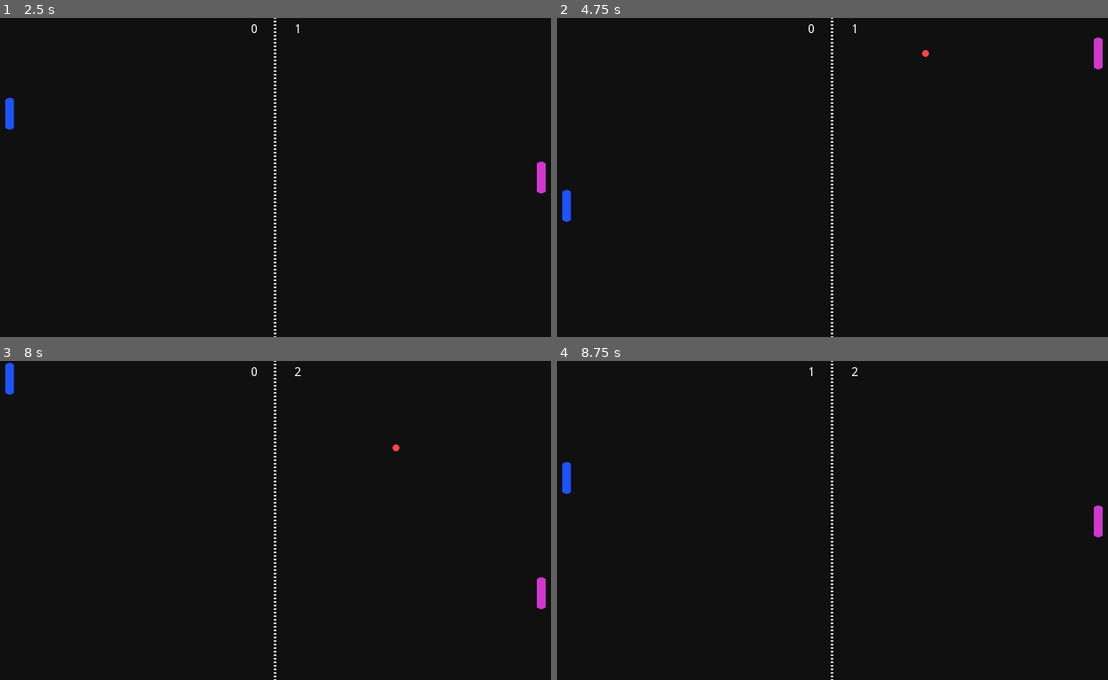
Above: before the commit, frames 1-4 (two rows, left to right).
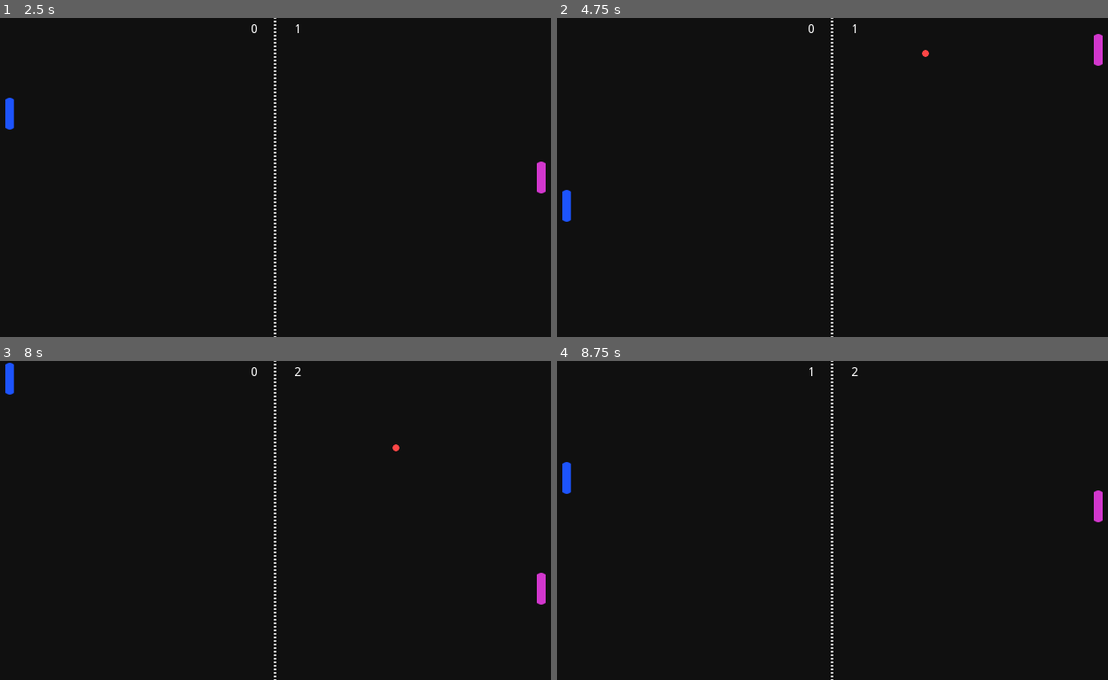
Above: after the commit, the same moments.

Repository: kubre/pong-godot
Game: Godot game, scene res://Deck.tscn
Two runs of this game, one before a commit and one after it. Both use one fixed random seed, a clock stepped at 60 frames per second and the inputs below.
Inputs:
- Up to frame 1 (2.5 s): hold Up (ui_up) 0.53-1.28 s; hold Down (ui_down) 1.28-2.03 s; hold Up (ui_up) from 2.03 s (still down)
- Up to frame 2 (4.75 s): release Up (ui_up) at 3.53 s; hold Down (ui_down) from 3.53 s (still down)
- Up to frame 3 (8 s): release Down (ui_down) at 5.78 s; hold Up (ui_up) from 5.78 s (still down)
- Up to frame 4 (8.75 s): release Up (ui_up) at 8.03 s; hold Down (ui_down) from 8.03 s (still down)

Frame 1 is identical in both runs. In frame 2, less than 0.1% of the frame differs, in the area x 97-100%, y 5-17%; in frame 3, less than 0.1%; in frame 4, 0.2%, in the area x 97-100%, y 40-56%.

Commit message:
Improved AI movement

Diff:
--- a/Deck.gd
+++ b/Deck.gd
@@ -6,7 +6,8 @@
 
 
 onready var ball: = $Ball
-var speed: = 130            # Increase the speed for difficulty
+# Increase the speed for difficulty
+var speed: = 190
 var direction: int
 
 
@@ -29,7 +30,7 @@
 """
 Move the Computer Paddle
 """
-func _process(delta: float) -> void:
+func _physics_process(delta: float) -> void:
     # All the AI Magic
     if ball.get_pos().y > $Computer.position.y:
         direction = 1
@@ -37,6 +38,6 @@
         direction = -1
 
     # Smooth out movement still little buggy don't know why
-    $Computer.position.y +=  direction * lerp(0, speed * delta, delta * 50)
+    $Computer.position.y +=  direction * lerp(0, speed, delta * 0.65)
     # Magic numbers for screen size - half paddles height
     $Computer.position.y = clamp($Computer.position.y, 20, 340)
--- a/Deck.tscn
+++ b/Deck.tscn
@@ -20,20 +20,20 @@
 [sub_resource type="CircleShape2D" id=3]
 radius = 4.30451
 
-[sub_resource type="AudioStreamSample" id=8]
+[sub_resource type="AudioStreamSample" id=4]
 data = PoolByteArray( 10, 0, 246, 255, 237, 255, 114, 255, 176, 255, 220, 255, 159, 255, 210, 255, 177, 255, 198, 255,  …(22911 unchanged characters)…
 format = 1
-
-[sub_resource type="RectangleShape2D" id=4]
-extents = Vector2( 320, 3.06021 )
 
 [sub_resource type="RectangleShape2D" id=5]
 extents = Vector2( 320, 3.06021 )
 
 [sub_resource type="RectangleShape2D" id=6]
+extents = Vector2( 320, 3.06021 )
+
+[sub_resource type="RectangleShape2D" id=7]
 extents = Vector2( 5.41964, 186.102 )
 
-[sub_resource type="RectangleShape2D" id=7]
+[sub_resource type="RectangleShape2D" id=8]
 extents = Vector2( 5.01508, 185.993 )
 
 [node name="Deck" type="Node2D"]
@@ -154,6 +154,7 @@
 margin_right = 364.521
 margin_bottom = 24.0534
 text = "0"
+
 [connection signal="area_entered" from="Ball" to="Ball" method="_on_Ball_area_entered"]
 [connection signal="increase_Computer_score" from="Ball" to="." method="_on_Ball_increase_Computer_score"]
 [connection signal="increase_Player_score" from="Ball" to="." method="_on_Ball_increase_Player_score"]
Not shown: 5 places in Deck.tscn that only renumber resources
